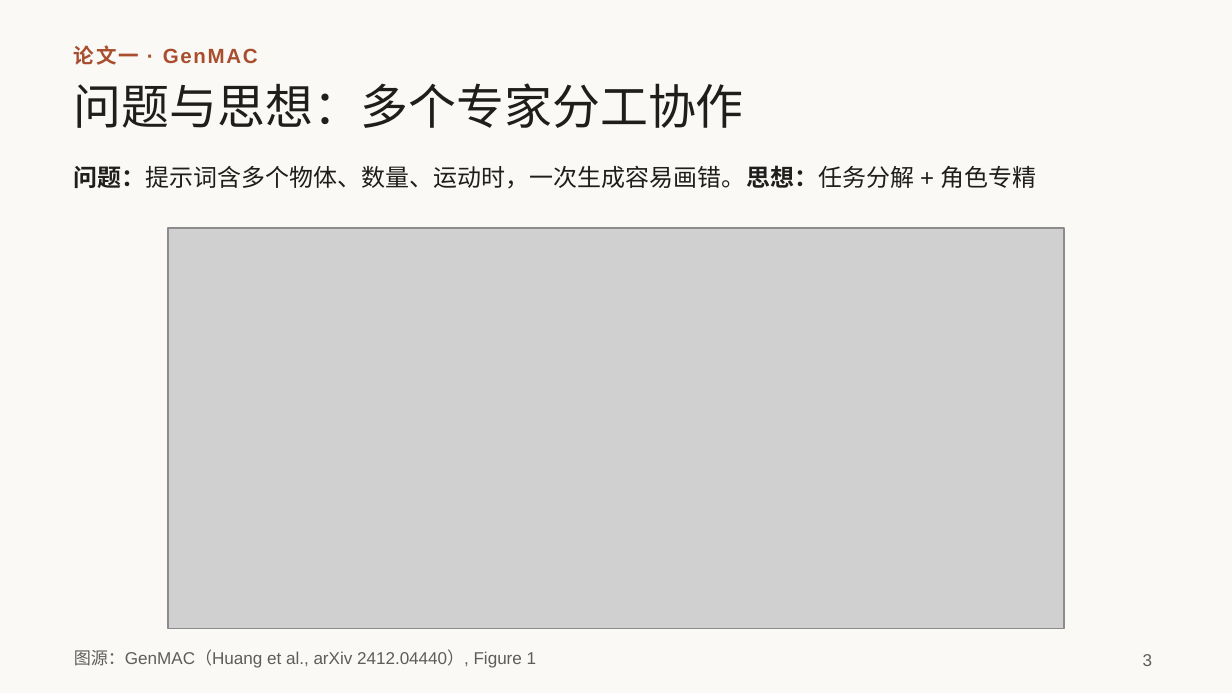
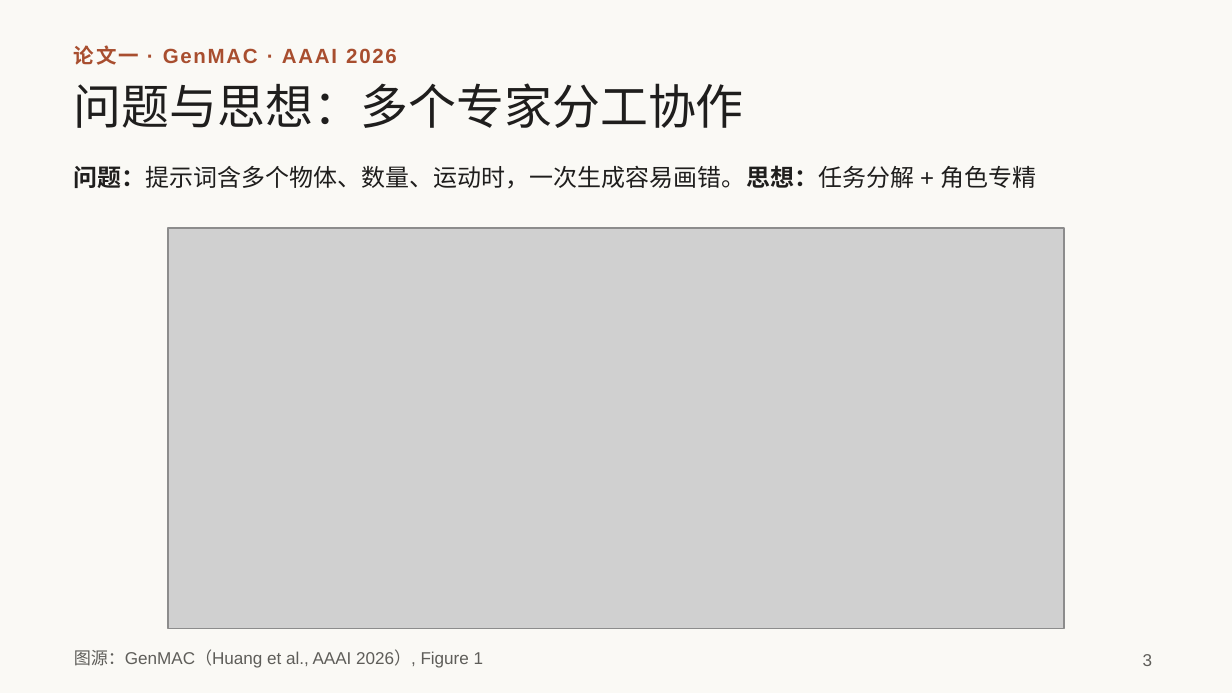
Before and after one commit to irving-2222/ICML, a slide deck: slide 3 of talk/研究分享_从多智能体协作到自进化.pptx. Drawn at 1232x693 pixels with LibreOffice and Linux fonts; fonts in the diff are those of the drawing; grey boxes stand for pictures. Boxes give left, top, right and bottom in pixels: in the first picture for what was removed or moved away, otherwise in the second. Text is boxed around its words. In the diff, an @@ line names an element or a change of style, - is before the commit and + after.

```diff
--- a/talk/研究分享_从多智能体协作到自进化.pptx
+++ b/talk/研究分享_从多智能体协作到自进化.pptx
@@ text at (74,45,397,65): text changed @@
-论文一 · GenMAC
+论文一 · GenMAC · AAAI 2026
@@ text at (74,649,484,668): text changed @@
-图源：GenMAC（Huang et al., arXiv 2412.04440）, Figure 1
+图源：GenMAC（Huang et al., AAAI 2026）, Figure 1
```
Also in this commit, not shown: 6 other slides changed.
